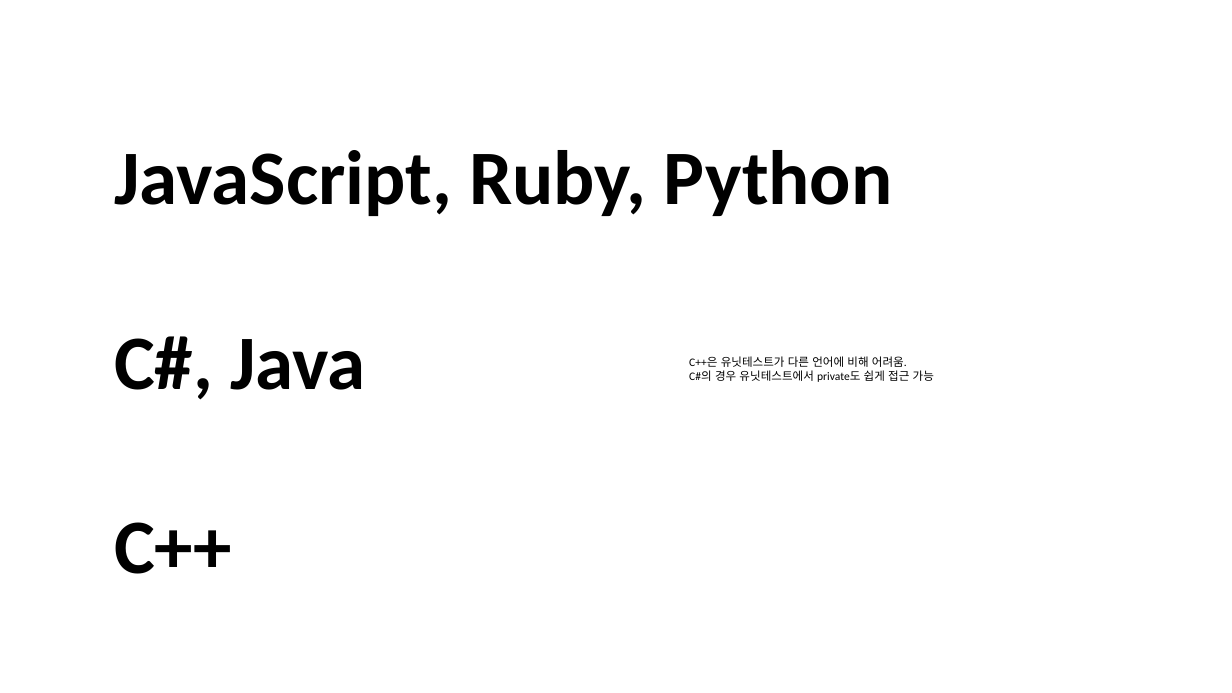
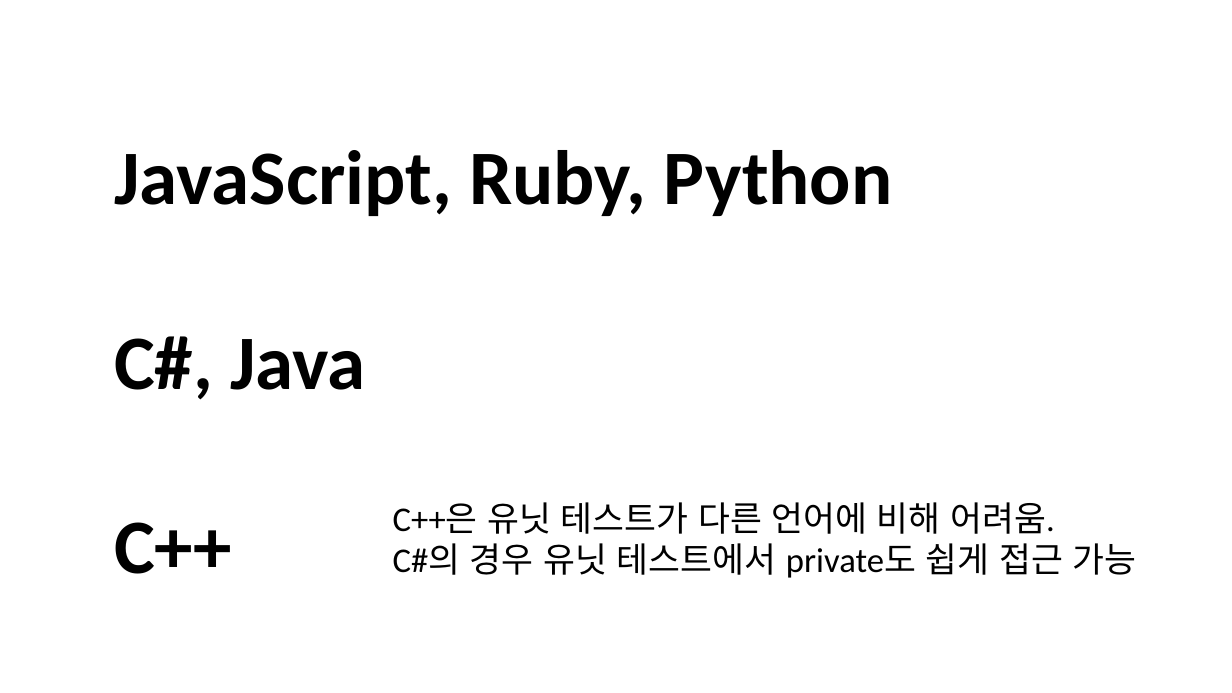
Before and after one commit to jacking75/conf_cpp_korea_2018-08, a slide deck: slide 55 of [C++ Korea 4th Seminar]Visual Cpp에서 유닛 테스트 하기.pptx (slide 56 before the commit). Drawn at 1232x693 pixels with LibreOffice and Linux fonts; fonts in the diff are those of the drawing. Boxes give left, top, right and bottom in pixels: in the first picture for what was removed or moved away, otherwise in the second. Text is boxed around its words. In the diff, an @@ line names an element or a change of style, - is before the commit and + after.

```diff
--- a/[C++ Korea 4th Seminar]Visual Cpp에서 유닛 테스트 하기.pptx
+++ b/[C++ Korea 4th Seminar]Visual Cpp에서 유닛 테스트 하기.pptx
@@ text at box(393, 502, 1137, 578): text changed; size 18 to 54 pt @@
-C++은 유닛테스트가 다른 언어에 비해 어려움.
-C#의 경우 유닛테스트에서 private도 쉽게 접근 가능
+C++은 유닛 테스트가 다른 언어에 비해 어려움.
+C#의 경우 유닛 테스트에서 private도 쉽게 접근 가능
```
Also in this commit, not shown: 6 other slides changed, 6 slides added, 5 slides removed, 16 other files.
